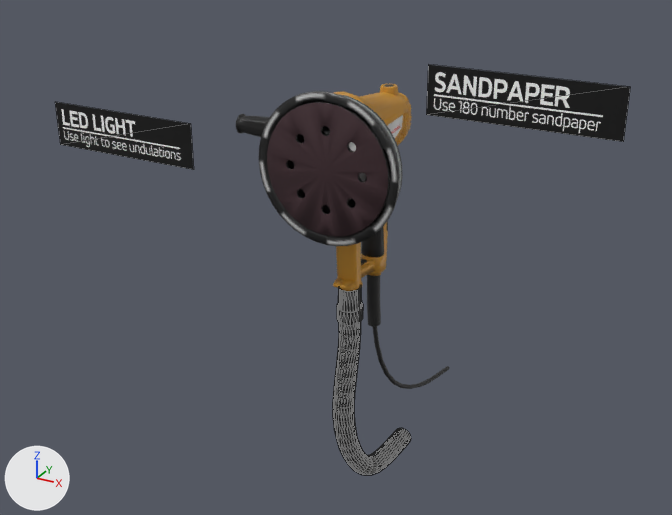
What one commit did to the glTF model Against/Assets/sander.glb.
Camera for both pictures: a 50 mm camera at (4.93, -9.21, 3.6) aimed at (-0.64, 0.91, -1.46). Lighting does not change. The marker at lower left points along +X, +Y and +Z. Mesh edges are drawn as thin lines on the coarser meshes. Where no turn or scale is listed for an object, it has been applied to the vertices.

The first picture shows 'hose', 'ledlighttext', 'sander', 'sandpaper', 'sandpapertext', 'wire'.
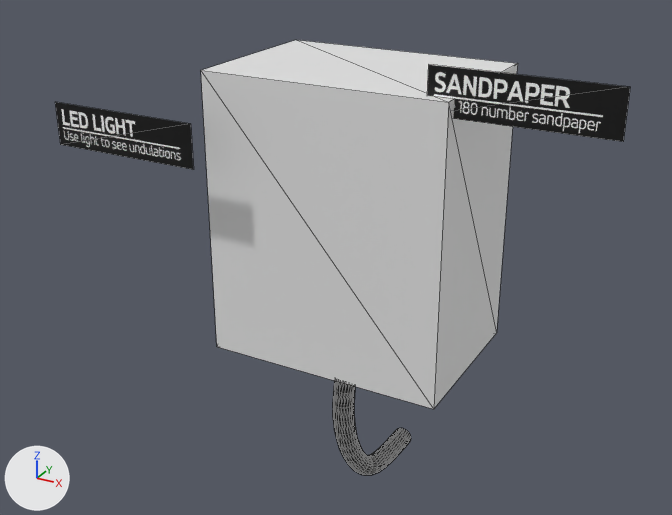
Location of each change, (x1, y1, x2, y2) in pixels of the pictures (672 x 515 px):
'CS_Sander_00', added: after (201, 40, 518, 409)
'sandpaper', unchanged, covered by the edit: before (267, 103, 388, 237)
'sander', unchanged, covered by the edit: before (259, 84, 411, 291)

Diff of the bpy script that builds the scene:
```diff
--- a/Against/Assets/sander.glb.py
+++ b/Against/Assets/sander.glb.py
@@ me_cube @@
+me_cube.from_pydata(...)  # a box spanning x -1.52..1.52, y -1.05..1.05, z -2.07..1.52
@@ ob_cs_sander_00 @@
+ob_cs_sander_00 = bpy.data.objects.new('CS_Sander_00', me_cube)
+ob_cs_sander_00.location = (0.0, 0.36, -0.22)
```
